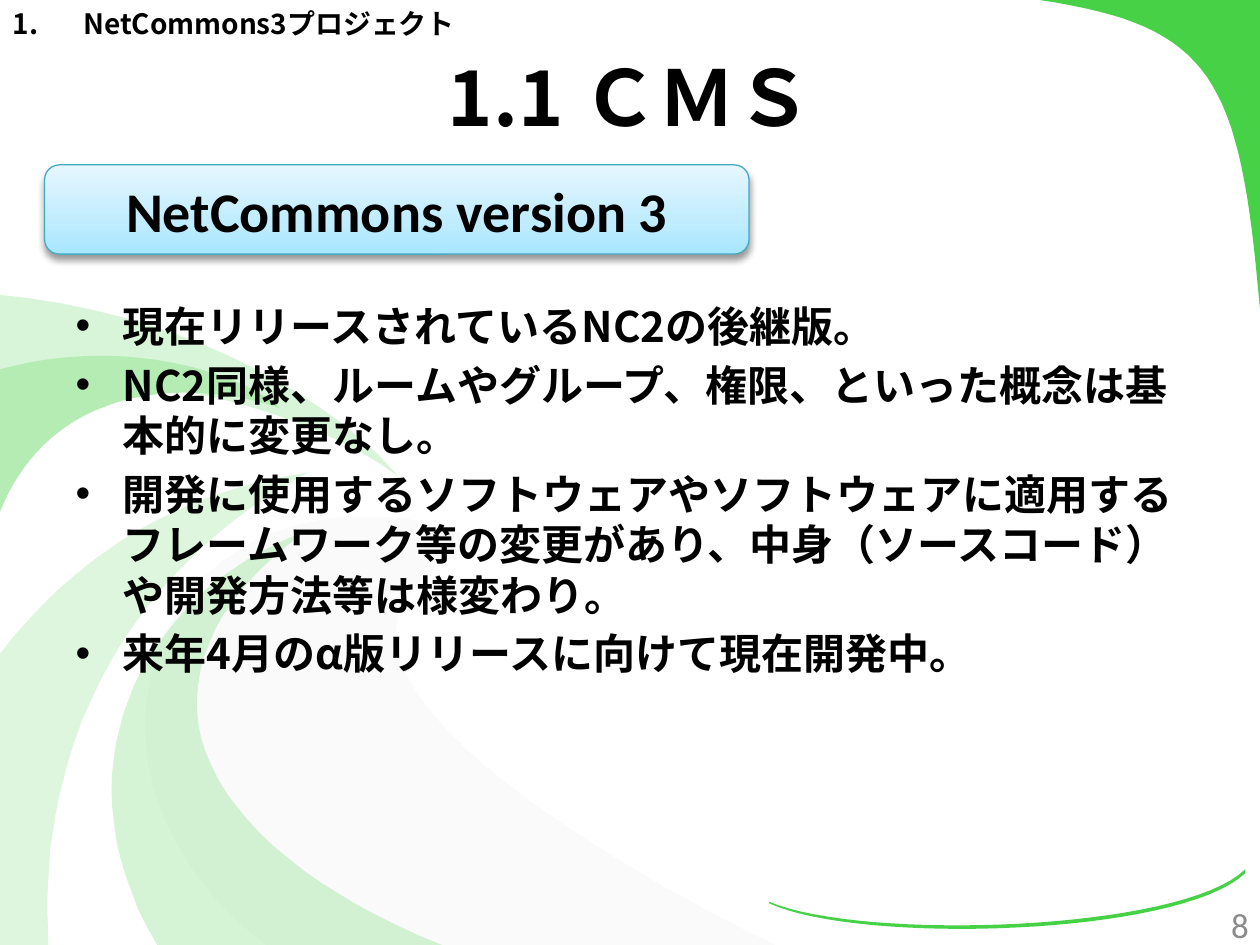
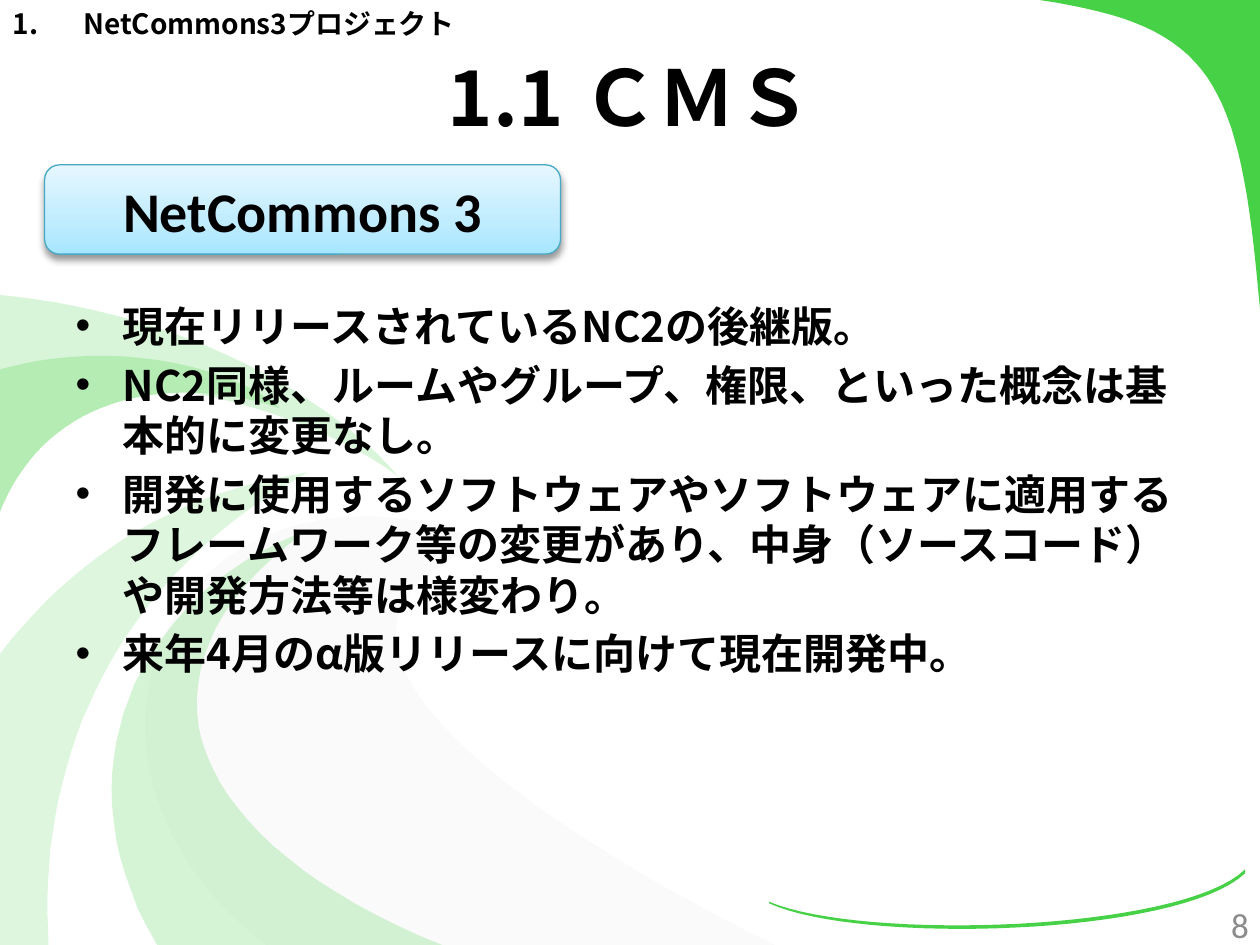
Before and after one commit to kotaro0717/Report-Management, a slide deck: slide 8 of PowerPoint/report_hokada.pptx. Drawn at 1260x945 pixels with LibreOffice and Linux fonts; fonts in the diff are those of the drawing. Boxes give left, top, right and bottom in pixels: in the first picture for what was removed or moved away, otherwise in the second. Text is boxed around its words. In the diff, an @@ line names an element or a change of style, - is before the commit and + after.

```diff
--- a/PowerPoint/report_hokada.pptx
+++ b/PowerPoint/report_hokada.pptx
@@ rounded rectangle "NetCommons 3" resized from (x1=44, y1=165, x2=748, y2=255) to (x1=44, y1=165, x2=559, y2=255) @@
@@ text in rounded rectangle at (x1=123, y1=195, x2=482, y2=233): text changed @@
-NetCommons version 3
+NetCommons 3
```
Also in this commit, not shown: 5 other slides changed, 18 slides added, 3 slides removed, 1 other file.
